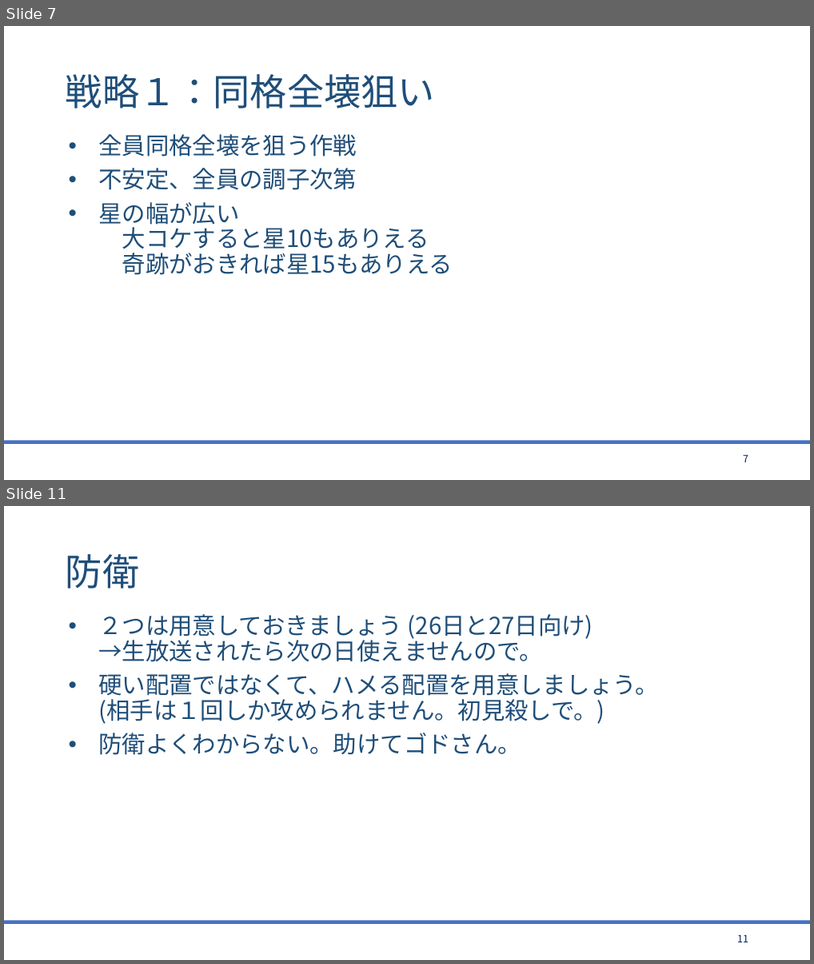
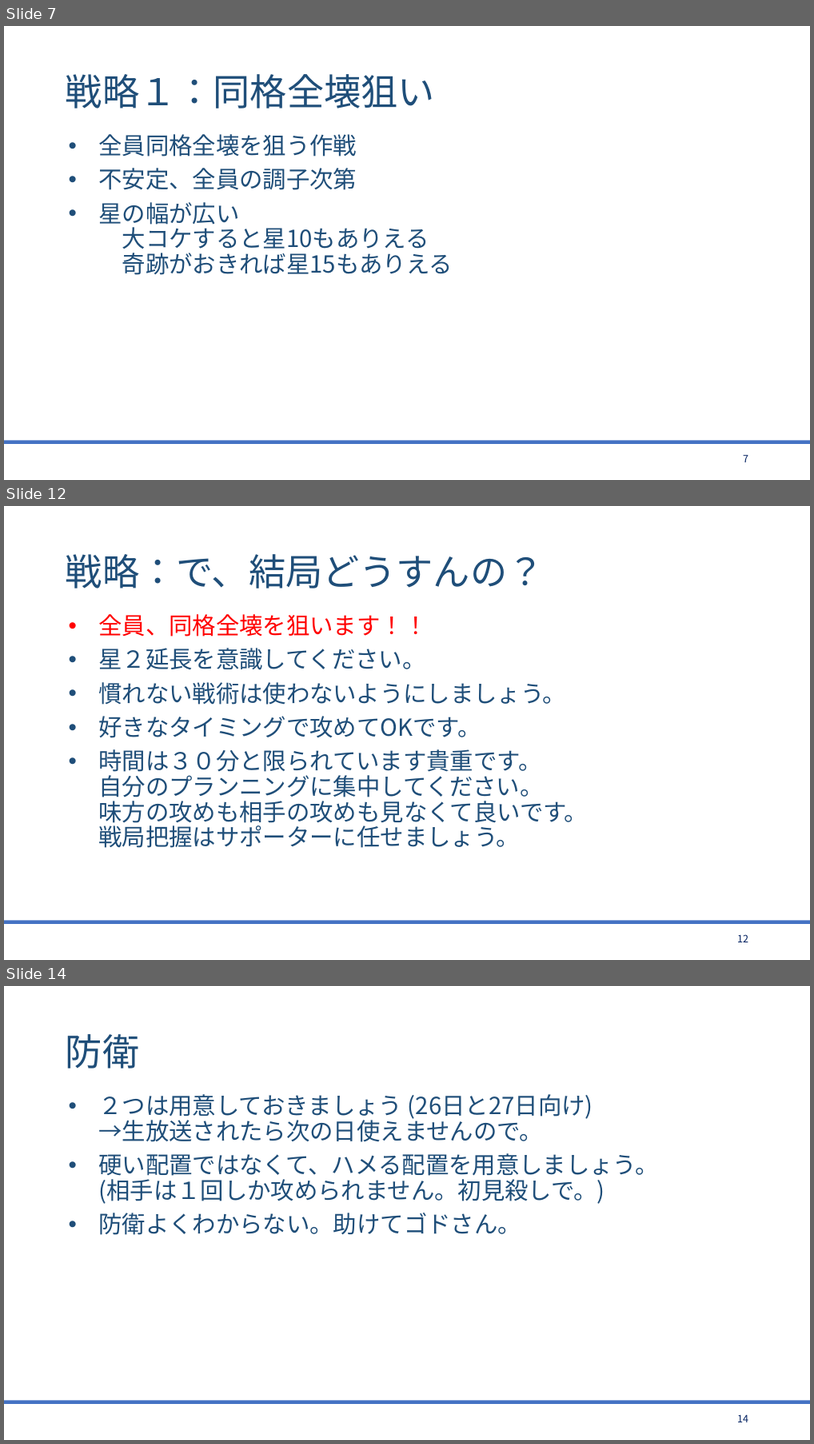
Before and after one commit to bigtreeCoC/documents, a slide deck: CQC攻略.pptx. Shown one above the other, each under a label of ours: slides 7 and 11 before the commit, slides 7, 12 and 14 after it; the slides between them are not shown. The pictures are 814x964 and 814x1444 pixels, drawn with LibreOffice and Linux fonts; fonts in the diff are those of the drawing. Boxes give left, top, right and bottom in pixels: in the first picture for what was removed or moved away, otherwise in the second. Text is boxed around its words. In the diff, an @@ line names an element or a change of style, - is before the commit and + after.

```diff
--- a/CQC攻略.pptx
+++ b/CQC攻略.pptx
@@ slide 12 added at (x1=4, y1=506, x2=810, y2=960), background #FFFFFF; not listed: 1 template element that a slide beside it also shows @@
@@ title added at (x1=66, y1=554, x2=545, y2=588), 44 pt, text #1F4E79 @@
+戦略：で、結局どうすんの？
@@ text added at (x1=98, y1=614, x2=588, y2=848), 28 pt, text #1F4E79 @@
+• 全員、同格全壊を狙います！！
+• 星２延長を意識してください。
+• 慣れない戦術は使わないようにしましょう。
+• 好きなタイミングで攻めてOKです。
+• 時間は３０分と限られています貴重です。
+  自分のプランニングに集中してください。
+  味方の攻めも相手の攻めも見なくて良いです。
+  戦局把握はサポーターに任せましょう。
@@ page number added at (x1=738, y1=934, x2=749, y2=942), 12 pt, text #002060 @@
+12
@@ what was slide 11 is now slide 14 @@
@@ page number at (x1=738, y1=1414, x2=749, y2=1422): text changed @@
-11
+14
```
Also in this commit, not shown: 9 slides changed, 2 other slides added, 1 other file.
